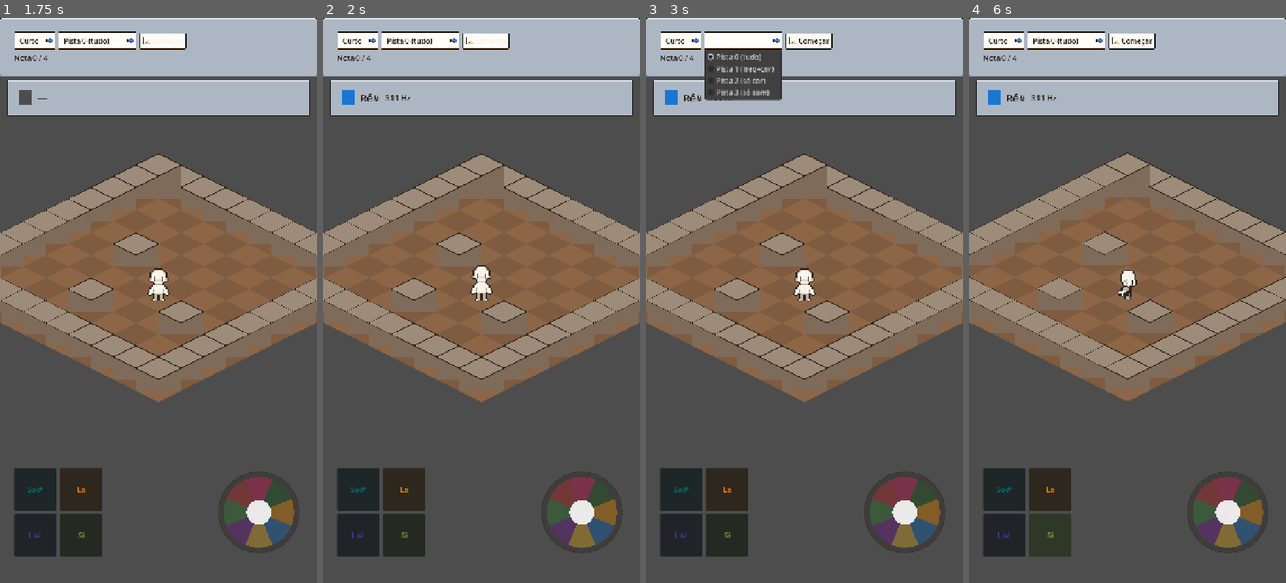
Above: before the commit, frames 1-4 (left to right).
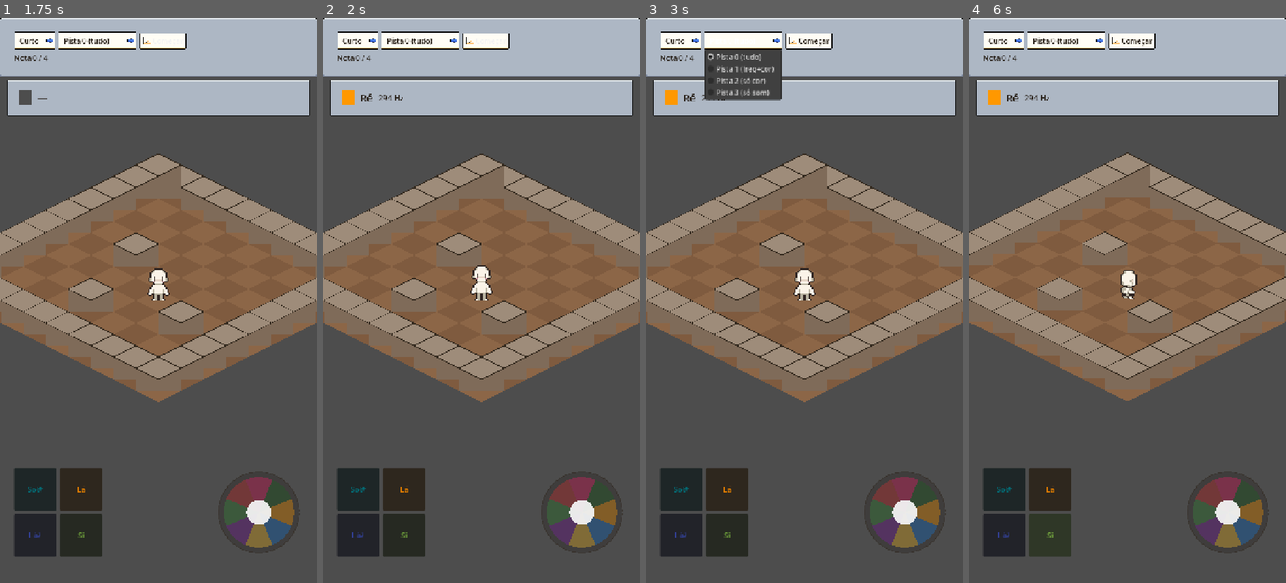
Above: after the commit, the same moments.

Repository: JDaniloC/BlindTuner
Game: Godot game, scene res://scenes/Playground.tscn
Two runs of this game, one before a commit and one after it. Both use one fixed random seed, a clock stepped at 60 frames per second and the inputs below.
Inputs:
- Up to frame 1 (1.75 s): click "Curto" at 0.5 s; click "Começar" at 1.25 s
- Up to frame 2 (2 s): no input
- Up to frame 3 (3 s): click "Começar" at 2 s; click "Pista 0 (tudo)" at 2.75 s
- Up to frame 4 (6 s): click "Sol#" at 3.5 s; click "Lá" at 4.25 s; click "Lá#" at 5 s; click "Si" at 5.75 s

Frame 1 is identical in both runs. In frame 2, 0.2% of the frame differs, in the area x 6-28%, y 12-16%; in frame 3, 0.1%; in frame 4, 0.3%, in the area x 6-54%, y 12-50%.

Commit message:
feat(godot): redesenha presets para novo bloco de movimento
curto/medio/longo agora usam só [C-G] como notas, validados contra
paredes (3,4)/(7,6)/(4,7) e bordas. Endpoint de 'curto' mantém-se
em (7,5) por coincidência; 'medio' termina em (5,3); 'longo' em (5,7).

Co-Authored-By: Claude Opus 4.7 <noreply@anthropic.com>

Diff:
--- a/godot/scripts/SequencePresets.gd
+++ b/godot/scripts/SequencePresets.gd
@@ -13,14 +13,22 @@
 ## Os 3 presets do MVP usam id == size_class por coincidência (curto/medio/longo);
 ## os campos têm papéis distintos (id = chave estável; size_class = classificador).
 func _build_all() -> Array:
+	# Caminhos validados manualmente contra paredes (3,4), (7,6), (4,7) e bordas.
+	# Início em (5,5). Direções (novo mapeamento):
+	#   C4(-1,-1) Cs4(0,-1) D4(1,-1) Ds4(1,0) E4(1,1) F4(0,1) Fs4(-1,1) G4(-1,0)
 	return [
+		# curto: (5,5)→(6,4)→(7,3)→(7,4)→(7,5). 4 passos.
 		_make("curto", "Curto", "curto", Vector2i(5, 5),
-			["Ds4", "Ds4", "Gs4", "Gs4"]),
+			["D4", "D4", "F4", "F4"]),
+		# medio: (5,5)→(6,4)→(7,3)→(7,4)→(7,5)→(6,5)→(5,5)→(5,4)→(5,3). 8 passos.
 		_make("medio", "Médio", "medio", Vector2i(5, 5),
-			["D4", "D4", "Ds4", "F4", "Gs4", "Gs4", "Gs4", "A4"]),
+			["D4", "D4", "F4", "F4", "G4", "G4", "Cs4", "Cs4"]),
+		# longo: passeio cobrindo 8 direções, fim em (5,7). 14 passos.
+		# (5,5)→(6,4)→(7,3)→(7,4)→(7,5)→(6,5)→(5,5)→(5,4)→(5,3)→
+		# (6,3)→(7,3)→(8,4)→(7,5)→(6,6)→(5,7).
 		_make("longo", "Longo", "longo", Vector2i(5, 5),
-			["F4", "F4", "D4", "D4", "D4", "A4", "A4", "A4", "A4",
-			 "Gs4", "B4", "C4", "D4", "Ds4"]),
+			["D4", "D4", "F4", "F4", "G4", "G4", "Cs4", "Cs4",
+			 "Ds4", "Ds4", "E4", "Fs4", "Fs4", "Fs4"]),
 	]
 
 func _make(p_id: String, p_label: String, p_size: String,
--- a/godot/tests/test_playground_loop.gd
+++ b/godot/tests/test_playground_loop.gd
@@ -38,9 +38,9 @@
 
 func test_input_ignored_during_preview():
 	var p = _playground()
-	p._begin_preset("curto", 0)  # PREVIEW
+	p._begin_preset("curto", 0)
 	var before = p._character.grid_position
-	p._on_note_triggered("Ds4")
+	p._on_note_triggered("D4")
 	assert_eq(p._character.grid_position, before)
 	assert_eq(p._conductor._index, 0)
 	CueSettings.set_level(0)
@@ -49,9 +49,9 @@
 	var p = _playground()
 	p._begin_preset("curto", 0)
 	for i in range(5):
-		p._conductor._advance()  # esgota PREVIEW -> CALL
+		p._conductor._advance()  # PREVIEW -> CALL
 	assert_eq(p._conductor.phase, p._conductor.Phase.CALL)
-	p._on_note_triggered("Ds4")  # 1ª nota; resolve na hora
+	p._on_note_triggered("D4")  # 1ª nota do preset "curto"
 	assert_eq(p._character.grid_position, Vector2i(6, 4))
 	CueSettings.set_level(0)
 
@@ -61,24 +61,23 @@
 	for i in range(5):
 		p._conductor._advance()
 	var before = p._character.grid_position
-	p._on_note_triggered("C4")  # errado (alvo Ds4)
+	p._on_note_triggered("C4")  # errado (alvo D4)
 	assert_eq(p._character.grid_position, before)
 	assert_eq(p._character.state, p._character.State.TRIP)
-	assert_eq(p._conductor._index, 0)  # miss não avança
+	assert_eq(p._conductor._index, 0)
 	CueSettings.set_level(0)
 
 func test_full_run_replays_path_and_shows_stats():
 	var p = _playground()
 	p._begin_preset("curto", 0)
 	for i in range(5):
-		p._conductor._advance()  # -> CALL
-	for n in ["Ds4", "Ds4", "Gs4", "Gs4"]:
+		p._conductor._advance()
+	for n in ["D4", "D4", "F4", "F4"]:
 		p._on_note_triggered(n)
 	assert_eq(p._conductor.phase, p._conductor.Phase.REPLAY)
-	# Ao entrar em REPLAY o personagem volta ao start_grid:
 	assert_eq(p._character.grid_position, Vector2i(5, 5))
 	for i in range(5):
-		p._conductor._advance()  # replay anda o caminho -> DONE
+		p._conductor._advance()
 	assert_eq(p._conductor.phase, p._conductor.Phase.DONE)
 	assert_true(p._hud._stats_panel.visible)
 	assert_eq(p._character.grid_position, Vector2i(7, 5))
@@ -89,7 +88,7 @@
 	p._begin_preset("curto", 0)
 	for i in range(5):
 		p._conductor._advance()
-	p._on_note_triggered("Ds4")  # char sai de (5,5) -> (6,4)
+	p._on_note_triggered("D4")  # char sai de (5,5) -> (6,4)
 	p._on_restart_requested()
 	assert_eq(p._character.grid_position, Vector2i(5, 5))
 	assert_eq(p._conductor.phase, p._conductor.Phase.PREVIEW)
@@ -100,12 +99,12 @@
 	var p = _playground()
 	p._begin_preset("curto", 0)
 	for i in range(5):
-		p._conductor._advance()  # -> CALL
-	for n in ["Ds4", "Ds4", "Gs4", "Gs4"]:
-		p._on_note_triggered(n)  # -> REPLAY, char volta a (5,5)
+		p._conductor._advance()
+	for n in ["D4", "D4", "F4", "F4"]:
+		p._on_note_triggered(n)
 	assert_eq(p._conductor.phase, p._conductor.Phase.REPLAY)
 	var before = p._character.grid_position
-	p._on_note_triggered("Ds4")  # deve ser ignorado silenciosamente
+	p._on_note_triggered("D4")  # deve ser ignorado silenciosamente
 	assert_eq(p._character.grid_position, before)
 	CueSettings.set_level(0)
 
--- a/godot/tests/test_sequence_preset.gd
+++ b/godot/tests/test_sequence_preset.gd
@@ -8,7 +8,7 @@
 	p.label = "T"
 	p.size_class = "curto"
 	p.start_grid = Vector2i(5, 5)
-	var n: Array[String] = ["Ds4", "Ds4", "Gs4", "Gs4"]  # (1,-1)(1,-1)(0,1)(0,1)
+	var n: Array[String] = ["D4", "D4", "F4", "F4"]  # (1,-1)(1,-1)(0,1)(0,1)
 	p.notes = n
 	return p
 
